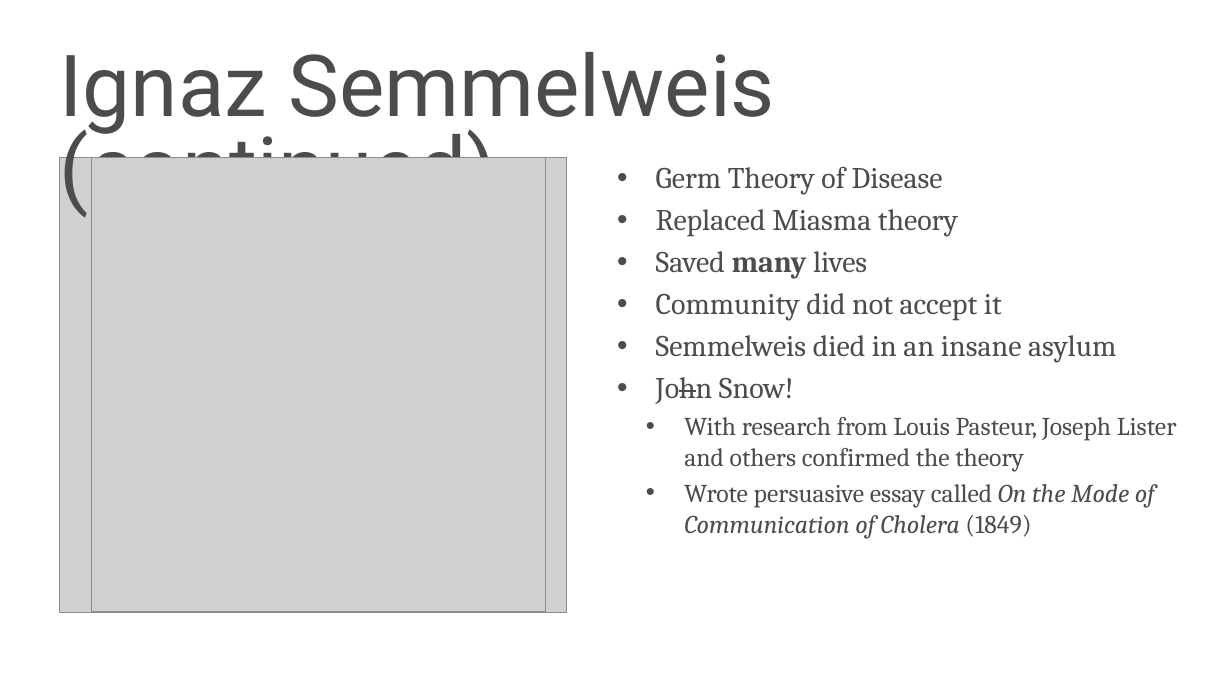
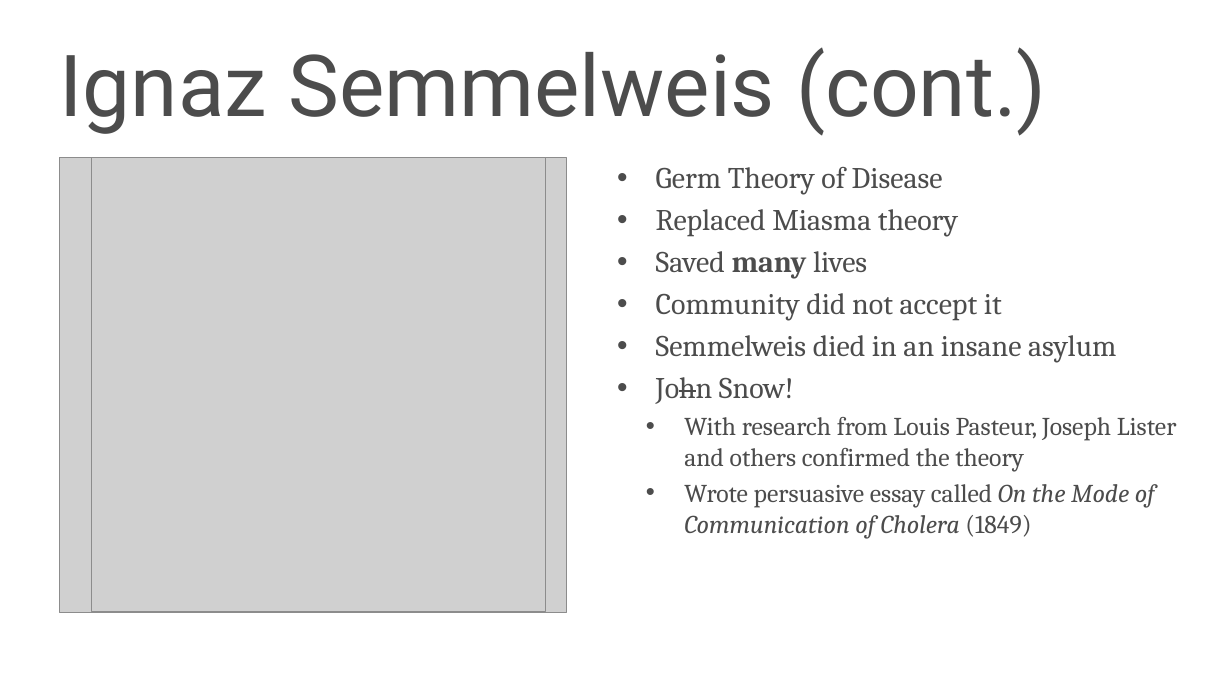
Before and after one commit to s-kyle-reed/data-lecture, a slide deck: slide 21 of lecture.pptx. Drawn at 1232x693 pixels with LibreOffice and Linux fonts; fonts in the diff are those of the drawing; grey boxes stand for pictures; background and template pictures are left out. Boxes give left, top, right and bottom in pixels: in the first picture for what was removed or moved away, otherwise in the second. Text is boxed around its words. In the diff, an @@ line names an element or a change of style, - is before the commit and + after.

```diff
--- a/lecture.pptx
+++ b/lecture.pptx
@@ text at [60, 47, 1046, 136]: text changed @@
-Ignaz Semmelweis (continued)
+Ignaz Semmelweis (cont.)
```
Also in this commit, not shown: 11 other slides changed.
